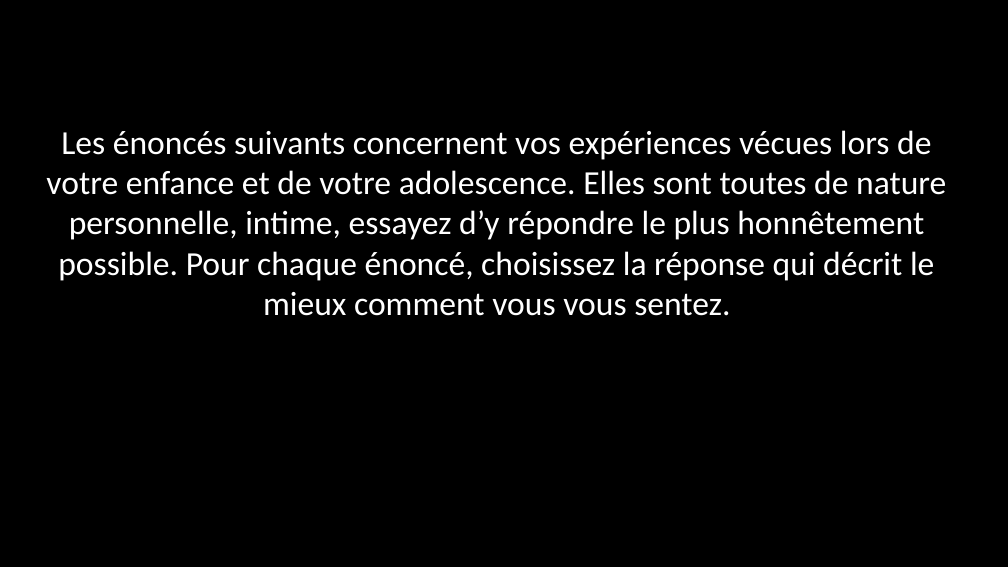
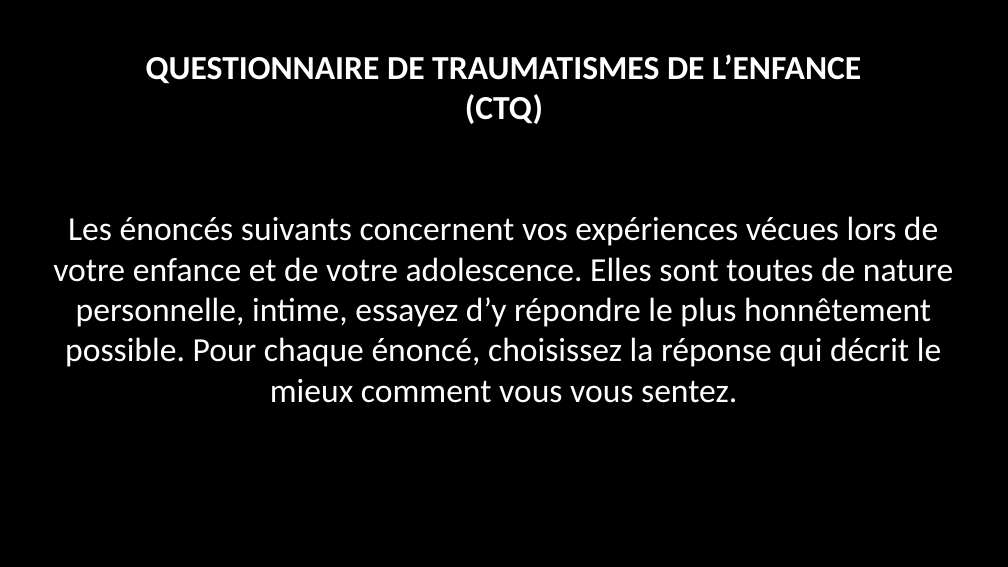
Before and after one commit to MBB-team/Misc, a slide deck: slide 1 of psychometric_scale/stuff/instructionsCTQ.pptx. Drawn at 1008x567 pixels with LibreOffice and Linux fonts; fonts in the diff are those of the drawing. Boxes give left, top, right and bottom in pixels: in the first picture for what was removed or moved away, otherwise in the second. Text is boxed around its words. In the diff, an @@ line names an element or a change of style, - is before the commit and + after.

```diff
--- a/psychometric_scale/stuff/instructionsCTQ.pptx
+++ b/psychometric_scale/stuff/instructionsCTQ.pptx
@@ text "QUESTIONNAIRE DE TRAUMATISMES DE L’ENFANCE" moved from (x1=46, y1=130, x2=946, y2=316) to (x1=53, y1=54, x2=953, y2=403) @@
@@ text at (x1=146, y1=54, x2=861, y2=124): paragraphs added @@
+QUESTIONNAIRE DE TRAUMATISMES DE L’ENFANCE
+(CTQ)
```
Also in this commit, not shown: 33 other files.
